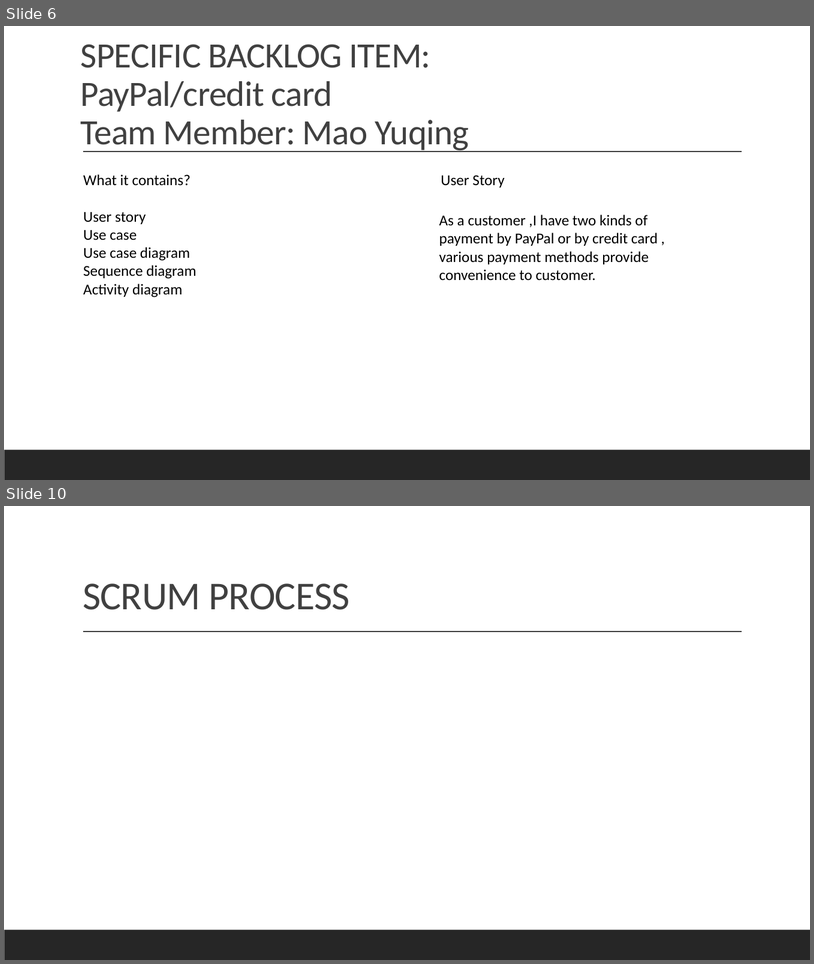
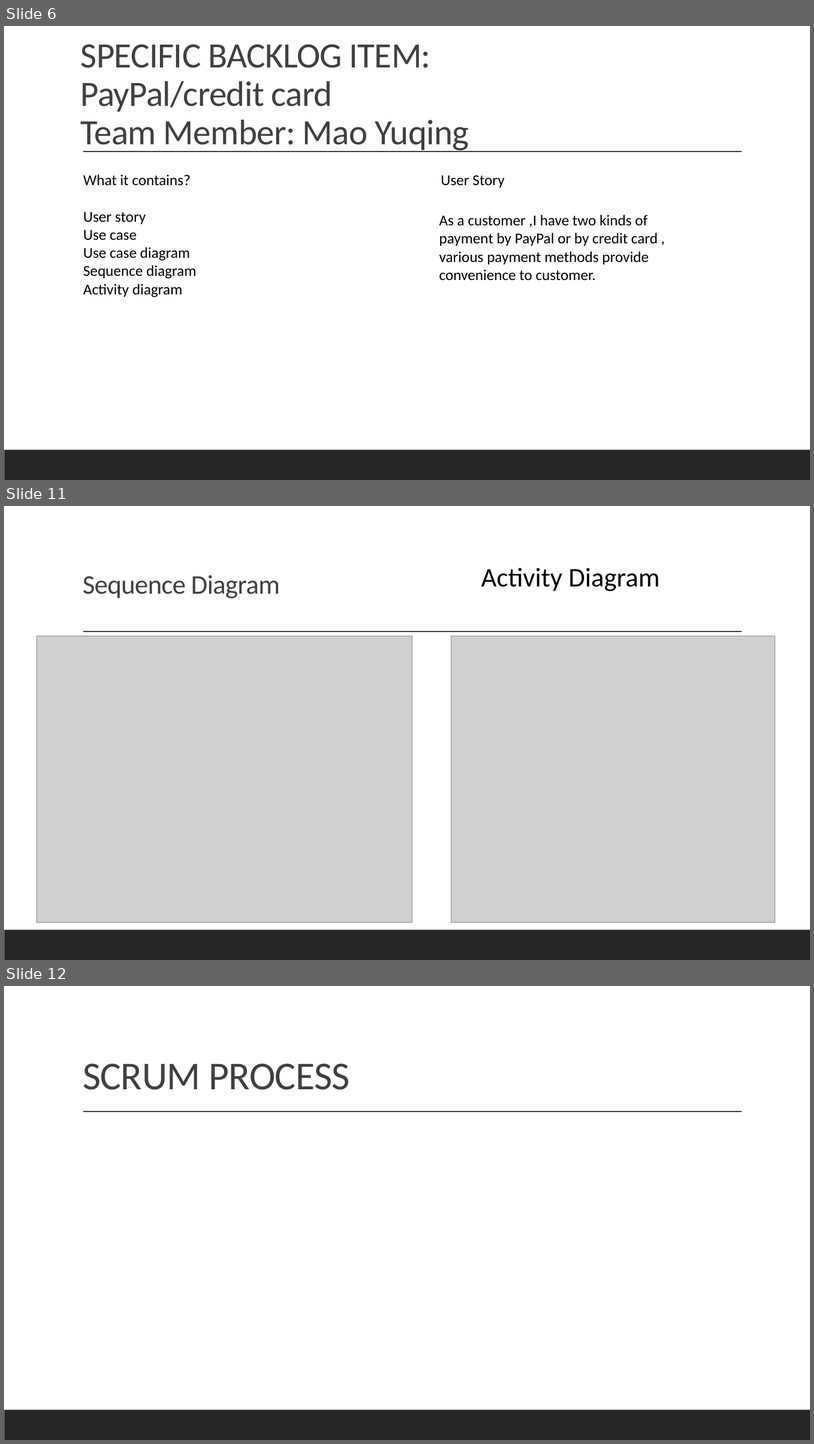
Before and after one commit to zzmaoyuqing/SWA_project, a slide deck: PPT.pptx. Shown one above the other, each under a label of ours: slides 6 and 10 before the commit, slides 6, 11 and 12 after it; the slides between them are not shown. The pictures are 814x964 and 814x1444 pixels, drawn with LibreOffice and Linux fonts; fonts in the diff are those of the drawing; grey boxes stand for pictures. Boxes give left, top, right and bottom in pixels: in the first picture for what was removed or moved away, otherwise in the second. Text is boxed around its words. In the diff, an @@ line names an element or a change of style, - is before the commit and + after.

```diff
--- a/PPT.pptx
+++ b/PPT.pptx
@@ slide 11 added at [4,506,810,960], background #FFFFFF; not listed: 2 template elements that a slide beside it also shows @@
@@ title added at [83,575,280,598], 32 pt, text #404040 @@
+Sequence Diagram
@@ text added at [482,568,660,591], 32 pt, text #000000 @@
+Activity Diagram
@@ picture added at [36,636,413,922] @@
@@ picture added at [452,636,776,922] @@
@@ what was slide 10 is now slide 12 @@
```
Also in this commit, not shown: 3 slides changed, 2 other slides added, 1 slide removed.
